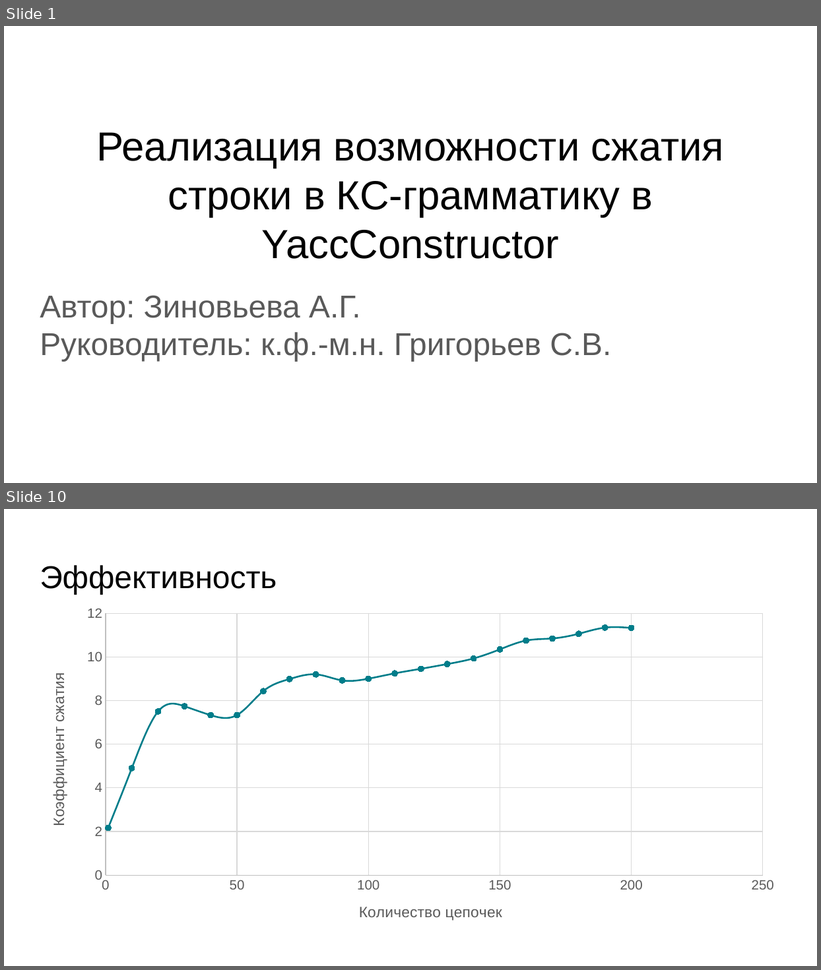
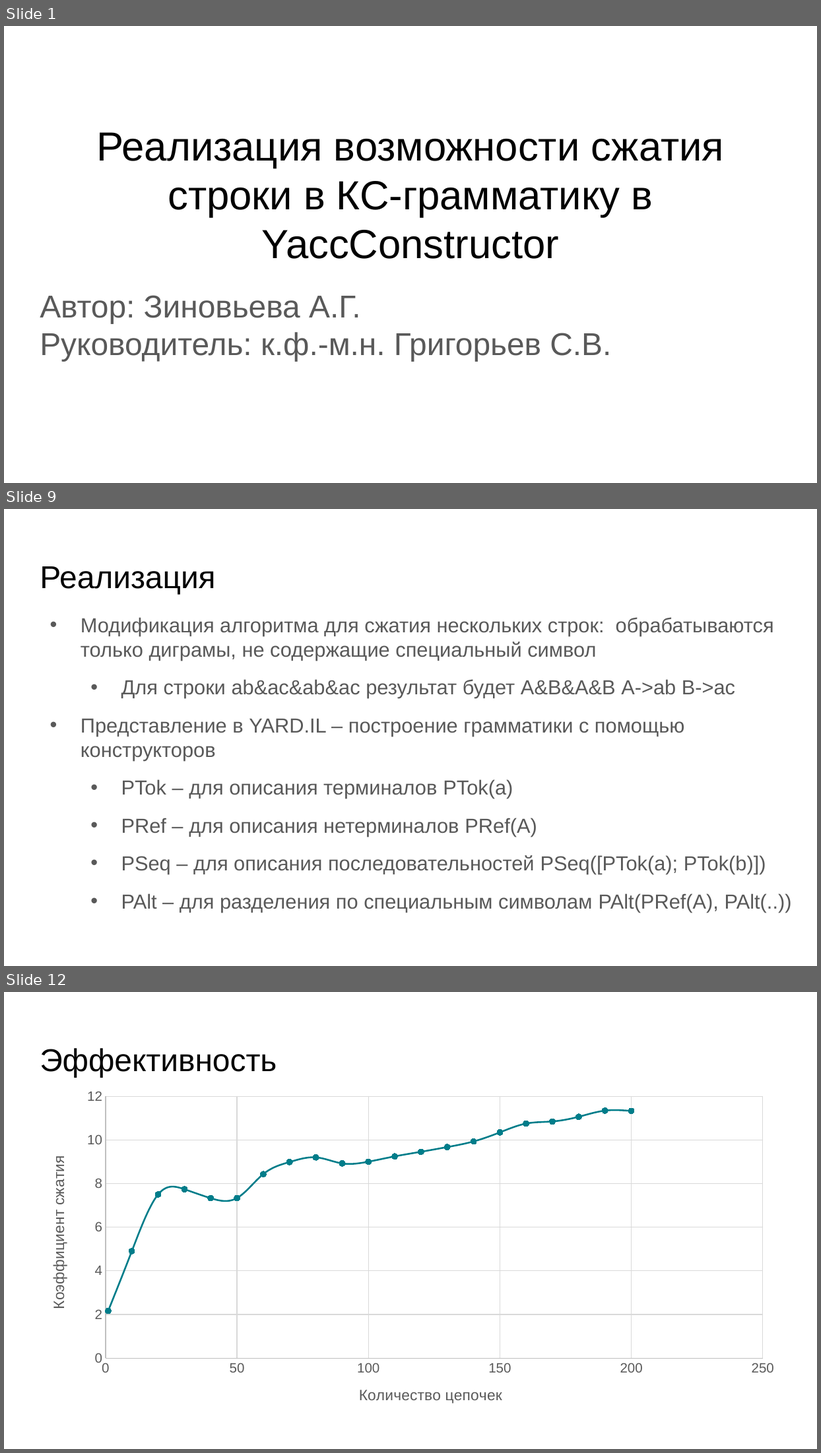
Before and after one commit to YaccConstructor/articles, a slide deck: 2017/diploma/ZinovyevaAnna/slides/slides.pptx. Shown one above the other, each under a label of ours: slides 1 and 10 before the commit, slides 1, 9 and 12 after it; the slides between them are not shown. The pictures are 821x970 and 821x1453 pixels, drawn with LibreOffice and Linux fonts; fonts in the diff are those of the drawing. Boxes give left, top, right and bottom in pixels: in the first picture for what was removed or moved away, otherwise in the second. Text is boxed around its words. In the diff, an @@ line names an element or a change of style, - is before the commit and + after.

```diff
--- a/2017/diploma/ZinovyevaAnna/slides/slides.pptx
+++ b/2017/diploma/ZinovyevaAnna/slides/slides.pptx
@@ slide 9 added at [4, 509, 817, 966], background #FFFFFF @@
@@ title added at [40, 566, 215, 594], 28 pt, text #000000 @@
+Реализация
@@ text added at [81, 617, 792, 912], 18 pt, text #595959 @@
+• Модификация алгоритма для сжатия нескольких строк: обрабатываются только диграмы, не содержащие специальный символ
+  • Для строки ab&ac&ab&ac результат будет A&B&A&B A->ab B->ac
+• Представление в YARD.IL – построение грамматики с помощью конструкторов
+  • PTok – для описания терминалов PTok(a)
+  • PRef – для описания нетерминалов PRef(A)
+  • PSeq – для описания последовательностей PSeq([PTok(a); PTok(b)])
+  • PAlt – для разделения по специальным символам PAlt(PRef(A), PAlt(..))
@@ what was slide 10 is now slide 12 @@
```
Also in this commit, not shown: 9 slides changed, 1 other slide added, 3 other files.
